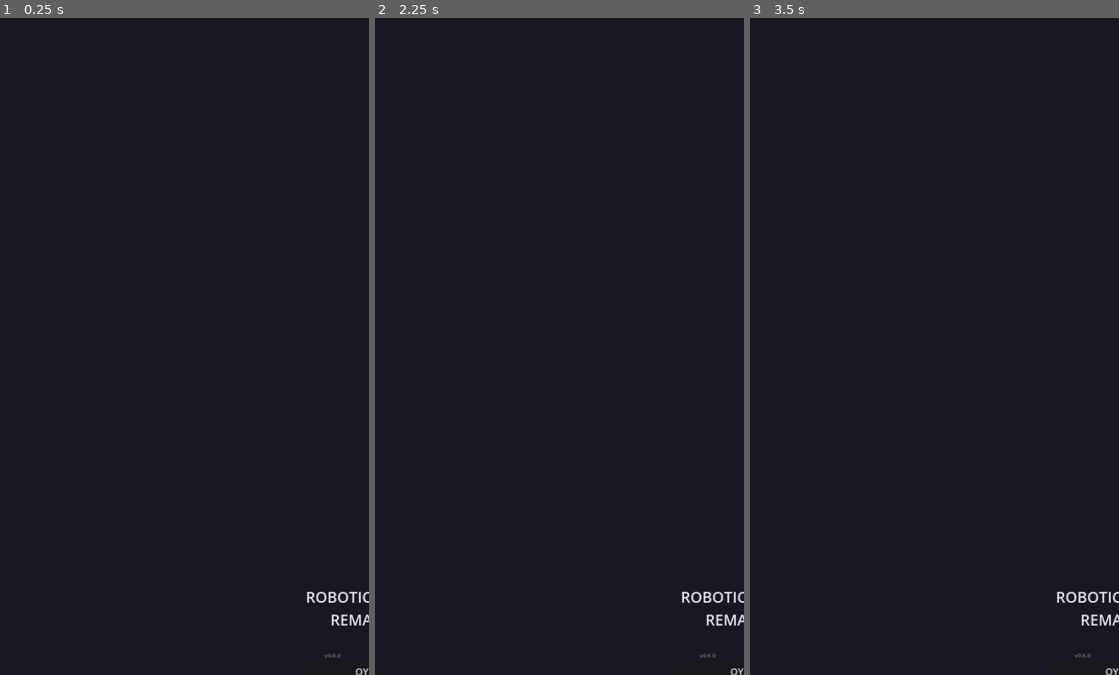
Above: before the commit, frames 1-3 (left to right).
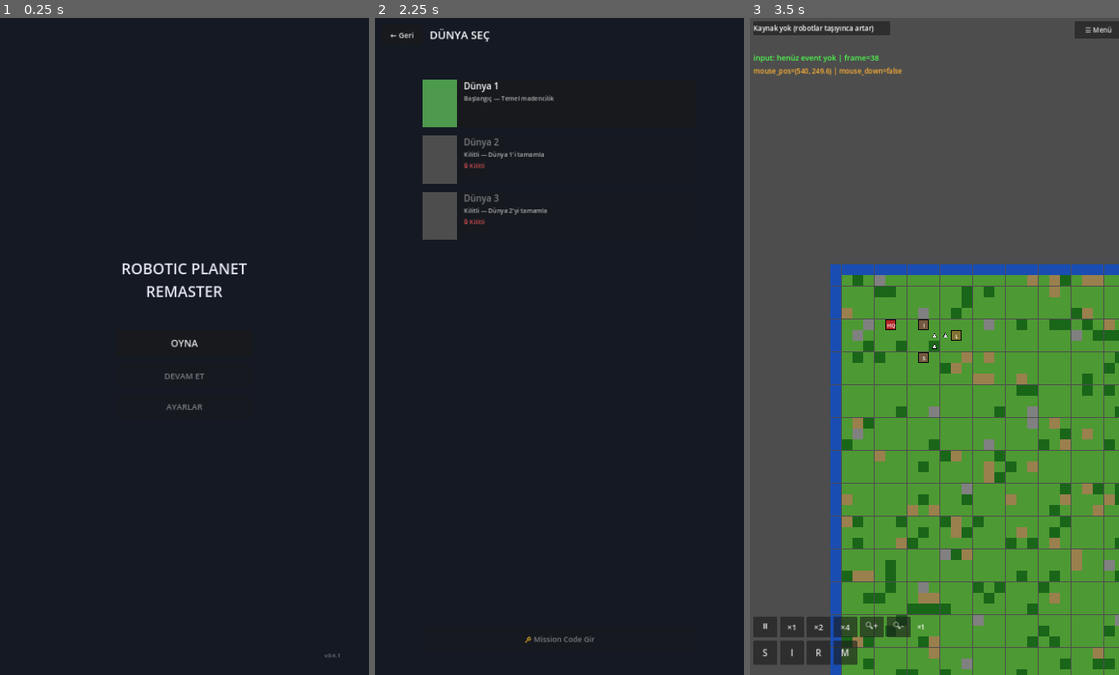
Above: after the commit, the same moments.

Repository: YigitcanOzay/robotic-planet-remaster
Game: Godot game, scene res://scenes/ui/main_menu.tscn
The game is run twice, just before and just after one commit, with the same random seed, the same clock (stepped at 60 frames per second) and the same inputs.
Inputs (mouse positions are in pixels of both pictures, inside the frame that each line leads up to):
- Up to frame 1 (0.25 s): no input
- Up to frame 2 (2.25 s): click (559, 346) at 0.5 s, where only the run after the commit has a clickable "OYNA"; click (400, 37) at 1.25 s, where only the run after the commit has a clickable "← Geri"; click (559, 346) at 2 s, where only the run after the commit has a clickable "OYNA"
- Up to frame 3 (3.5 s): click (934, 103) at 2.77 s

The runs differ from the first frame. In frame 1, 1.0% of the frame differs, in the area x 33-100%, y 37-100%; in frame 2, 3.2%; in frame 3, 100%, in the area x 0-100%, y 0-100%.

Commit message:
fix: ana menu ortalama hatasi (celisen anchor+position)

Diff:
--- a/scripts/ui/MainMenu.gd
+++ b/scripts/ui/MainMenu.gd
@@ -19,7 +19,6 @@
 	add_child(bg)
 
 	var vbox = VBoxContainer.new()
-	vbox.set_anchors_preset(Control.PRESET_CENTER)
 	vbox.position = Vector2(340, 700)
 	vbox.custom_minimum_size = Vector2(400, 0)
 	vbox.add_theme_constant_override("separation", 20)
@@ -64,7 +63,7 @@
 
 	# Versiyon bilgisi (sağ alt köşe)
 	var version_label = Label.new()
-	version_label.text = "v0.4.0"
+	version_label.text = "v0.4.1"
 	version_label.position = Vector2(950, 1850)
 	version_label.add_theme_font_size_override("font_size", 16)
 	version_label.add_theme_color_override("font_color", Color(0.5, 0.5, 0.5))
Not shown, changed: .github/workflows/build_apk.yml
